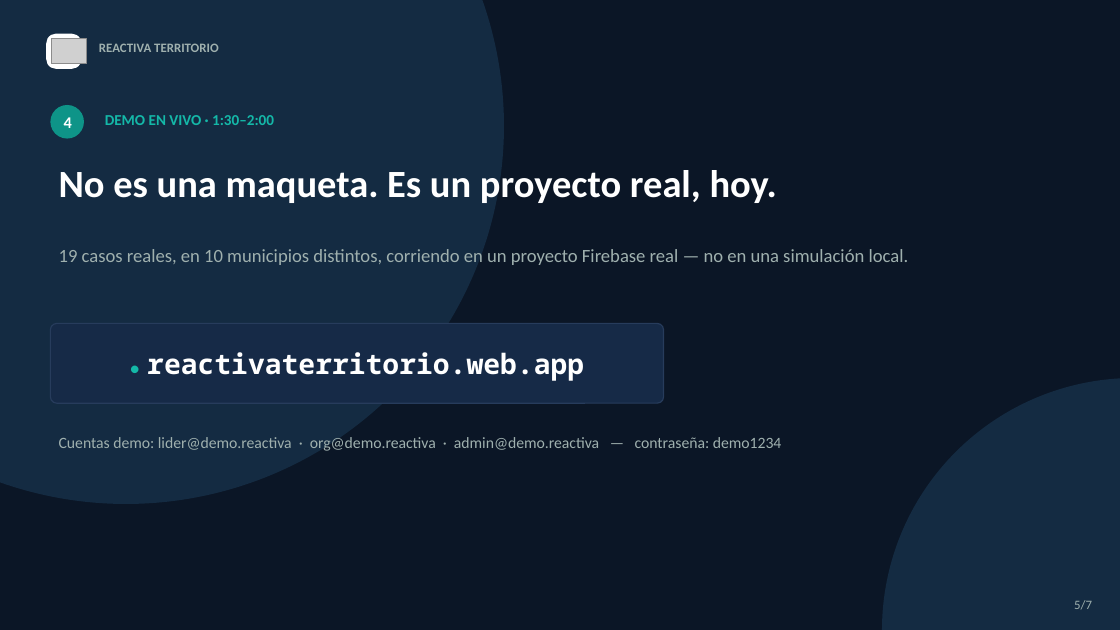
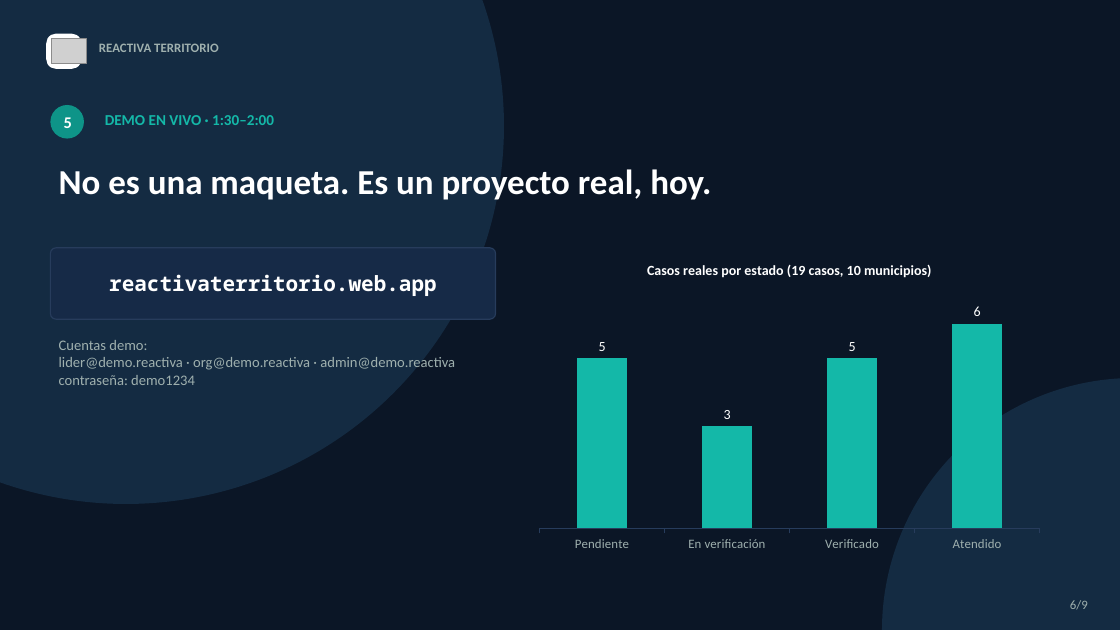
Before and after one commit to lnieto044/ReActiva_Territorio, a slide deck: slide 6 of docs/slides.pptx (slide 5 before the commit). Drawn at 1120x630 pixels with LibreOffice and Linux fonts; fonts in the diff are those of the drawing; grey boxes stand for pictures. Boxes give left, top, right and bottom in pixels: in the first picture for what was removed or moved away, otherwise in the second. Text is boxed around its words. In the diff, an @@ line names an element or a change of style, - is before the commit and + after.

Commit message:
Diapositivas mejoradas: fotos reales, diagrama de flujo, video embebido, graficas nativas, y cierre con QR de la plataforma

```diff
--- a/docs/slides.pptx
+++ b/docs/slides.pptx
@@ text in ellipse at (64,117,72,128): text changed @@
-4
+5
@@ text "No es una maqueta. Es ..." at (59,169,711,200): size 33 to 30 pt @@
@@ rounded rectangle "reactivaterritorio.web.app": place and size @@
-rounded rectangle "reactivaterritorio.web.app" at (50,323,664,403)
+rounded rectangle "reactivaterritorio.web.app" at (50,248,496,319)
@@ text removed at (59,249,909,265) @@
-19 casos reales, en 10 municipios distintos, corriendo en un proyecto Firebase real — no en una simulación local.
@@ column chart added at (529,248,1050,559) @@
+title "Casos reales por estado (19 casos, 10 municipios)"
+categories: Pendiente, En verificación, Verificado, Atendido
+Series 1: 5, 3, 5, 6
@@ text in rounded rectangle at (109,274,437,296): text changed; size 24 to 18 pt @@
-● reactivaterritorio.web.app
+reactivaterritorio.web.app
@@ text at (59,340,455,385): text changed; size 13.5 to 12.5 pt @@
-Cuentas demo: lider@demo.reactiva · org@demo.reactiva · admin@demo.reactiva — contraseña: demo1234
+Cuentas demo:
+lider@demo.reactiva · org@demo.reactiva · admin@demo.reactiva
+contraseña: demo1234
@@ text at (1070,600,1088,610): text changed @@
-5/7
+6/9
```
Also in this commit, not shown: 5 other slides changed, 3 slides added, 1 slide removed, 1 other file.
